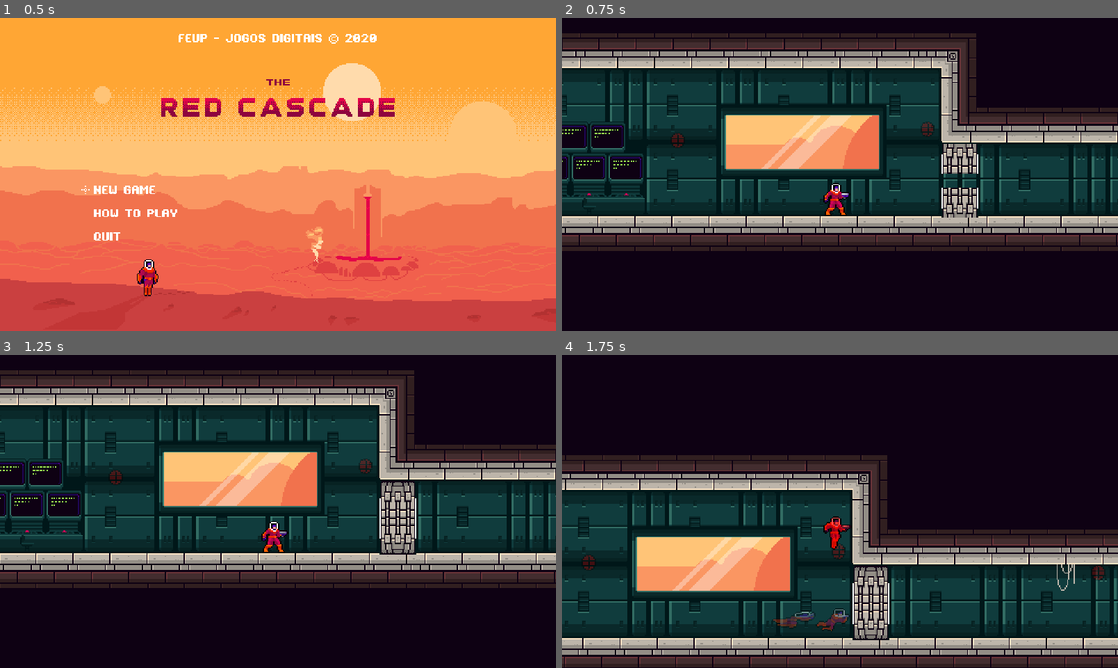
Above: before the commit, frames 1-4 (two rows, left to right).
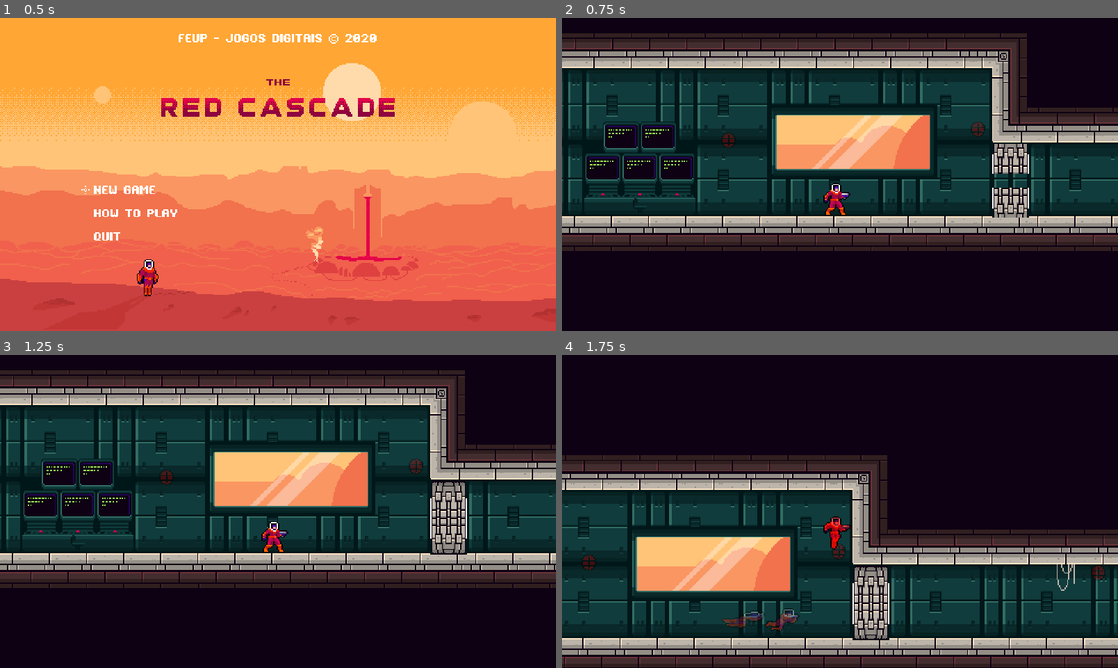
Above: after the commit, the same moments.

Repository: JuroUhlar/Red_cascade_project
Game: Godot game, scene res://scenes/TitleScreen.tscn
The game is run twice, just before and just after one commit, with the same random seed, the same clock (stepped at 60 frames per second) and the same inputs.
Inputs (mouse positions are in pixels of both pictures, inside the frame that each line leads up to):
- Up to frame 1 (0.5 s): no input
- Up to frame 2 (0.75 s): click (689, 190) at 0.5 s
- Up to frame 3 (1.25 s): no input
- Up to frame 4 (1.75 s): move the mouse to (962, 495) at 1.27 s; hold Right (move_right) from 1.28 s (still down); tap X (dash) at 1.35 s; tap Space (jump) at 1.52 s

Frame 1 is identical in both runs. In frame 2, 23% of the frame differs, in the area x 0-100%, y 4-75%; in frame 3, 23%; in frame 4, 0.6%.

Commit message:
Final checkpoint restarts final enemies

Diff:
--- /dev/null
+++ b/Final checkpoint.gd
@@ -0,0 +1,6 @@
+extends Node2D
+
+var active = false
+
+func activate():
+	Global.latest_checkpoint_position = self.global_position
--- /dev/null
+++ b/Final_checkpoint.tscn
@@ -0,0 +1,6 @@
+[gd_scene load_steps=2 format=2]
+
+[ext_resource path="res://Final checkpoint.gd" type="Script" id=1]
+
+[node name="Final checkpoint" type="Node2D"]
+script = ExtResource( 1 )
--- a/scenes/Demo_Level.tscn
+++ b/scenes/Demo_Level.tscn
@@ -40,7 +40,8 @@
 [ext_resource path="res://scripts/Final_scenario.gd" type="Script" id=38]
 [ext_resource path="res://scenes/EnemyBoss.tscn" type="PackedScene" id=39]
 [ext_resource path="res://scenes/Enemy_spawn_point.tscn" type="PackedScene" id=40]
-[ext_resource path="res://assets/sounds/gameplay_music.wav" type="AudioStream" id=41]
+[ext_resource path="res://Final_checkpoint.tscn" type="PackedScene" id=41]
+[ext_resource path="res://assets/sounds/gameplay_music.wav" type="AudioStream" id=42]
 
 [sub_resource type="RectangleShape2D" id=1]
 extents = Vector2( 76, 10 )
@@ -757,7 +758,7 @@
 position = Vector2( 3585, 435 )
 
 [node name="Player" parent="." instance=ExtResource( 22 )]
-position = Vector2( 361.422, 1243.78 )
+position = Vector2( 317.693, 1239.11 )
 
 [node name="Dash_upgrade" parent="." instance=ExtResource( 23 )]
 position = Vector2( 3700, 434 )
@@ -936,11 +937,13 @@
 wall_on_right = true
 
 [node name="EnemyBoss" parent="Final_scenario_stuff" instance=ExtResource( 39 )]
+position = Vector2( 1.90015, 0 )
 hp = 100
-death_trigger_target_Paths = [ NodePath("../../Objects/Door_final"), NodePath("../Enemy_spawn_point"), NodePath("../upper_spawn_point_trigger") ]
+death_trigger_target_Paths = [ NodePath("../../Objects/Door_final"), NodePath("../Enemy_spawn_point"), NodePath("../upper_spawn_point_trigger"), NodePath("../Final checkpoint") ]
 
 [node name="Enemy_spawn_point" parent="Final_scenario_stuff" instance=ExtResource( 40 )]
 position = Vector2( -373.86, -253.018 )
+reactivate_on_player_death = true
 
 [node name="Enemy_spawn_point2" parent="Final_scenario_stuff" instance=ExtResource( 40 )]
 position = Vector2( 558.397, -382.911 )
@@ -950,6 +953,7 @@
 position = Vector2( 316.151, -246.35 )
 targetPath = NodePath("../Enemy_spawn_point2")
 triggerable = false
+one_time = false
 
 [node name="Door_final_safe" parent="Final_scenario_stuff" instance=ExtResource( 16 )]
 position = Vector2( 770.57, -263.58 )
@@ -972,7 +976,12 @@
 position = Vector2( 1320.4, -249.043 )
 targetPath = NodePath("../../CanvasLayer/End_screen")
 
+[node name="Final checkpoint" parent="Final_scenario_stuff" instance=ExtResource( 41 )]
+position = Vector2( 171, -254.601 )
+
 [node name="AudioStreamPlayer" type="AudioStreamPlayer" parent="."]
-stream = ExtResource( 41 )
+stream = ExtResource( 42 )
 volume_db = -10.097
 autoplay = true
+[connection signal="player_dead" from="Player" to="Final_scenario_stuff/Enemy_spawn_point2" method="_on_Player_player_dead"]
+[connection signal="player_dead" from="Player" to="Final_scenario_stuff/Enemy_spawn_point" method="_on_Player_player_dead"]
--- a/scenes/Enemy_spawn_point.tscn
+++ b/scenes/Enemy_spawn_point.tscn
@@ -9,4 +9,6 @@
 
 [node name="spawn_timer" type="Timer" parent="."]
 wait_time = 0.3
+
+[node name="Enemies" type="Node2D" parent="."]
 [connection signal="timeout" from="spawn_timer" to="." method="_on_spawn_timer_timeout"]
--- a/scripts/Enemy_spawn_point.gd
+++ b/scripts/Enemy_spawn_point.gd
@@ -2,15 +2,27 @@
 
 export (PackedScene) var enemy_scene
 export var max_enemies = 25
+export var reactivate_on_player_death = false
 var counter = 0
 
+var boss_dead = false
+
 func activate():
+	boss_dead = true
 	$spawn_timer.start()
 
 func _on_spawn_timer_timeout():
 	var enemy = enemy_scene.instance()
-	add_child(enemy)
+	$Enemies.add_child(enemy)
 	enemy.get_node("VisibilityEnabler2D").scale = Vector2(10,5)
 	enemy.activate()
 	counter += 1
 	if (counter > max_enemies): $spawn_timer.stop()
+
+
+func _on_Player_player_dead():
+	if boss_dead:
+		for enemy in $Enemies.get_children():
+			enemy.queue_free()
+		counter = 0
+		if reactivate_on_player_death: activate()
--- a/scripts/Global.gd
+++ b/scripts/Global.gd
@@ -1,3 +1,6 @@
 extends Node
 
 var latest_checkpoint_position = Vector2(1234,1254)
+
+func _ready():
+	latest_checkpoint_position = Vector2(1234,1254)
--- a/scripts/Player.gd
+++ b/scripts/Player.gd
@@ -1,6 +1,8 @@
 extends Actor
 
 export var speed: = Vector2(200.0, 500.0)
+
+signal player_dead
 
 onready var grounded_tolerance_timer = get_node("grounded_tolerance_timer")
 onready var jump_trigger_tolerance_timer = get_node("jump_trigger_tolerance_timer")
@@ -205,6 +207,7 @@
 		yield($Sprite, "animation_finished")
 		$death_timer.start()
 
+
 func take_damage(damage):
 	$AnimationPlayer.play("hurt")
 	$player_damaged.play()
@@ -213,6 +216,7 @@
 		die()
 
 func _on_death_timer_timeout():
+	emit_signal("player_dead")
 	hp = 30
 	$death_timer.stop()
 	$CollisionShape2D.disabled = false
Not shown: 1 places in scenes/Demo_Level.tscn that only renumber resources
